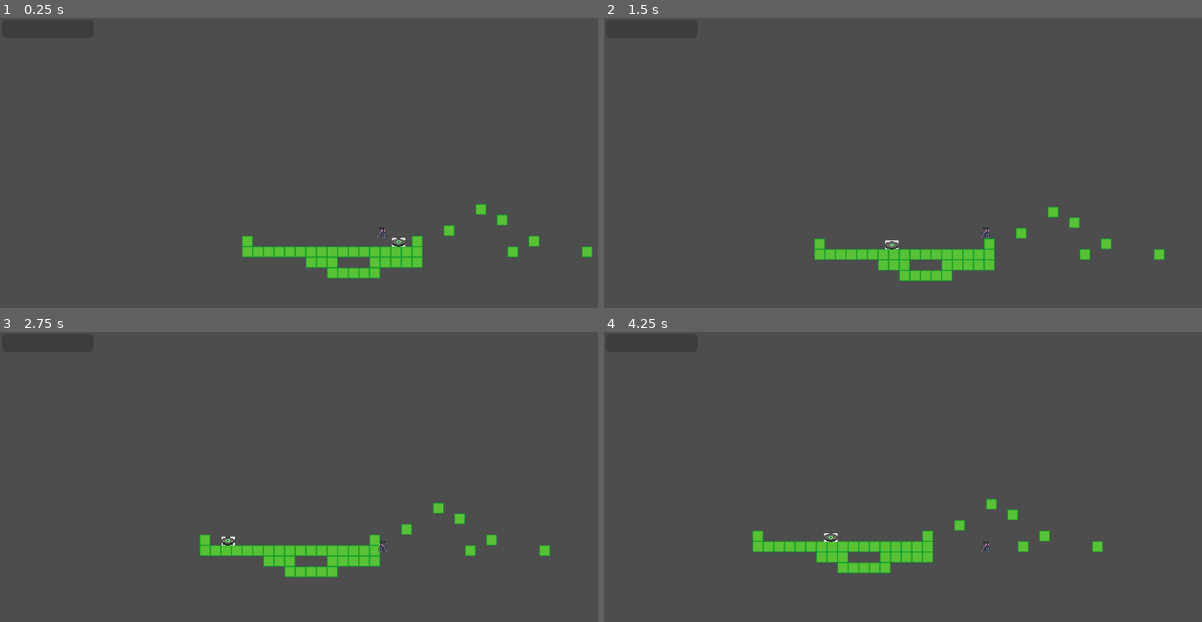
Above: before the commit, frames 1-4 (two rows, left to right).
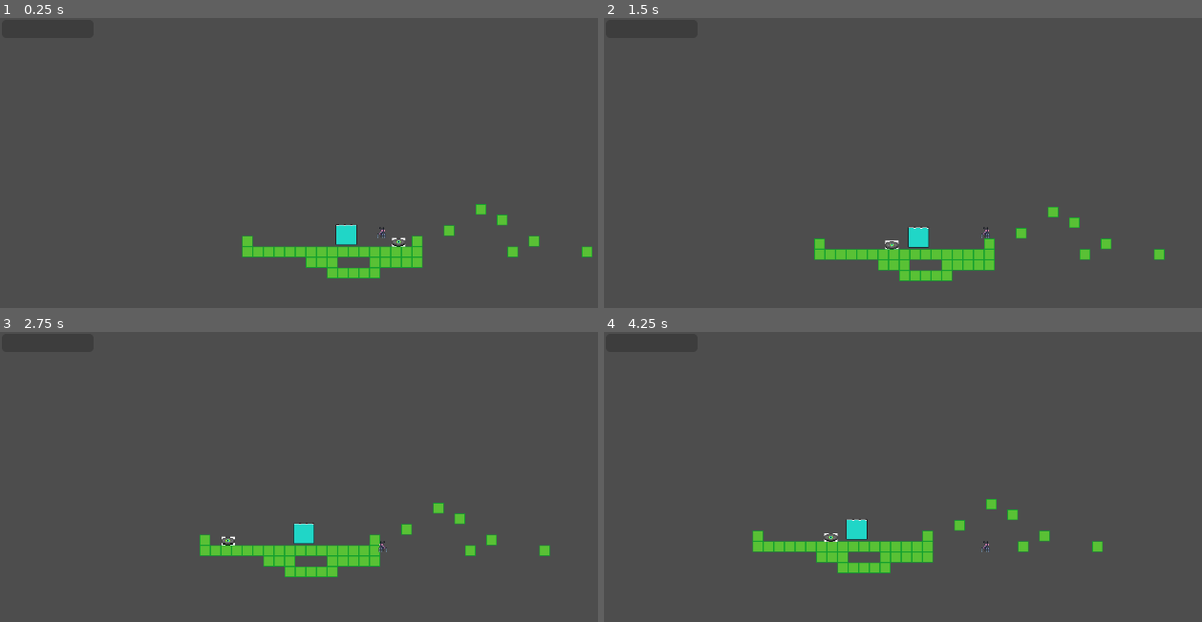
Above: after the commit, the same moments.

Repository: reyhan0173/Pixel-Game-Jam
Game: Godot game, scene res://scenes/playground.tscn
The game is run twice, just before and just after one commit, with the same random seed, the same clock (stepped at 60 frames per second) and the same inputs.
Inputs:
- Up to frame 1 (0.25 s): no input
- Up to frame 2 (1.5 s): hold D (move_right) from 0.53 s (still down); tap Space (jump) at 0.6, 0.77, 1.07 s; tap E (interact) at 1.35 s
- Up to frame 3 (2.75 s): tap Space (jump) at 1.52, 1.55, 1.82, 2.1 s; release D (move_right) at 2.03 s; hold A (move_left) from 2.03 s (still down)
- Up to frame 4 (4.25 s): release A (move_left) at 2.78 s; hold D (move_right) from 2.78 s (still down); tap E (interact) at 2.85 s; tap Space (jump) at 3.02, 3.05, 3.32, 3.6, 3.77, 4.07 s

The runs differ from the first frame. In frame 1, 0.3% of the frame differs, in the area x 56-60%, y 71-79%; in frame 2, 0.3%; in frame 3, 0.2%; in frame 4, 0.3%, in the area x 40-45%, y 64-72%.

Commit message:
move water functionality to separate script

Diff:
--- a/scenes/player.tscn
+++ b/scenes/player.tscn
@@ -7,6 +7,7 @@
 [ext_resource type="Script" path="res://scripts/states/player/move_ground_state.gd" id="4_atfho"]
 [ext_resource type="Script" path="res://scripts/states/player/still_air_state.gd" id="5_g32xb"]
 [ext_resource type="Script" path="res://scripts/states/player/move_air_state.gd" id="6_53mr4"]
+[ext_resource type="Script" path="res://scripts/water_meter.gd" id="8_s04pl"]
 
 [sub_resource type="RectangleShape2D" id="RectangleShape2D_dysfe"]
 size = Vector2(6, 13)
@@ -52,3 +53,4 @@
 max_value = 10.0
 step = 1.0
 show_percentage = false
+script = ExtResource("8_s04pl")
--- a/scenes/playground.tscn
+++ b/scenes/playground.tscn
@@ -1,8 +1,9 @@
-[gd_scene load_steps=8 format=3 uid="uid://ceny4pga54mbm"]
+[gd_scene load_steps=9 format=3 uid="uid://ceny4pga54mbm"]
 
 [ext_resource type="PackedScene" uid="uid://bhpqwbnbvkb2g" path="res://scenes/player.tscn" id="1_gy1s4"]
 [ext_resource type="Texture2D" uid="uid://dvt4vaqos4xp" path="res://assets/tiles/ground.png" id="1_js4ev"]
 [ext_resource type="PackedScene" uid="uid://cyb7v268j5o3u" path="res://scenes/roombot.tscn" id="3_72ft2"]
+[ext_resource type="PackedScene" uid="uid://ceotskjind3if" path="res://scenes/water_tank.tscn" id="4_a1bop"]
 
 [sub_resource type="TileSetAtlasSource" id="TileSetAtlasSource_pcjm3"]
 texture = ExtResource("1_js4ev")
@@ -43,3 +44,6 @@
 
 [node name="Roombot" parent="." instance=ExtResource("3_72ft2")]
 position = Vector2(68, 134)
+
+[node name="WaterTank" parent="." instance=ExtResource("4_a1bop")]
+position = Vector2(-19, 126)
--- a/scripts/player.gd
+++ b/scripts/player.gd
@@ -8,6 +8,7 @@
 @export var stats: PlayerConfig
 var current_state: State
 var acceleration: Vector2
+@onready var water_meter := %WaterMeter
 
 
 ## Maps [enum State.Player] to [class State] nodes found in Player's children.
@@ -52,23 +53,3 @@
 
 func is_coyote_jump_enabled() -> bool:
 	return !$CoyoteJumpTimer.is_stopped()
-
-
-## Returns the amount of water in the meter.
-func get_water_level() -> int:
-	return %WaterMeter.value
-
-
-## Returns the amount of empty space in the water meter.
-func get_empty_water_level() -> int:
-	return %WaterMeter.max_value - %WaterMeter.value
-
-
-## Fill the water level by [param amount].
-func fill_water(amount: int) -> void:
-	%WaterMeter.value += amount
-
-
-## Remove the water level by [param amount].
-func remove_water(amount: int) -> void:
-	%WaterMeter.value -= amount
--- /dev/null
+++ b/scripts/water_meter.gd
@@ -0,0 +1,21 @@
+class_name WaterMeter extends ProgressBar
+
+
+## Returns the amount of water in the meter.
+func get_water_level() -> int:
+	return %WaterMeter.value
+
+
+## Returns the amount of empty space in the water meter.
+func get_empty_water_level() -> int:
+	return %WaterMeter.max_value - %WaterMeter.value
+
+
+## Fill the water level by [param amount].
+func fill_water(amount: int) -> void:
+	%WaterMeter.value += amount
+
+
+## Remove the water level by [param amount].
+func remove_water(amount: int) -> void:
+	%WaterMeter.value -= amount
--- a/scripts/water_tank/water_tank.gd
+++ b/scripts/water_tank/water_tank.gd
@@ -45,5 +45,5 @@
 
 
 func _on_player_interact_pressed(player: Player) -> void:
-	var amount := remove_water(player.get_empty_water_level())
-	player.fill_water(amount)
+	var amount := remove_water(player.water_meter.get_empty_water_level())
+	player.water_meter.fill_water(amount)
Not shown: 1 places in scenes/player.tscn that only renumber resources
